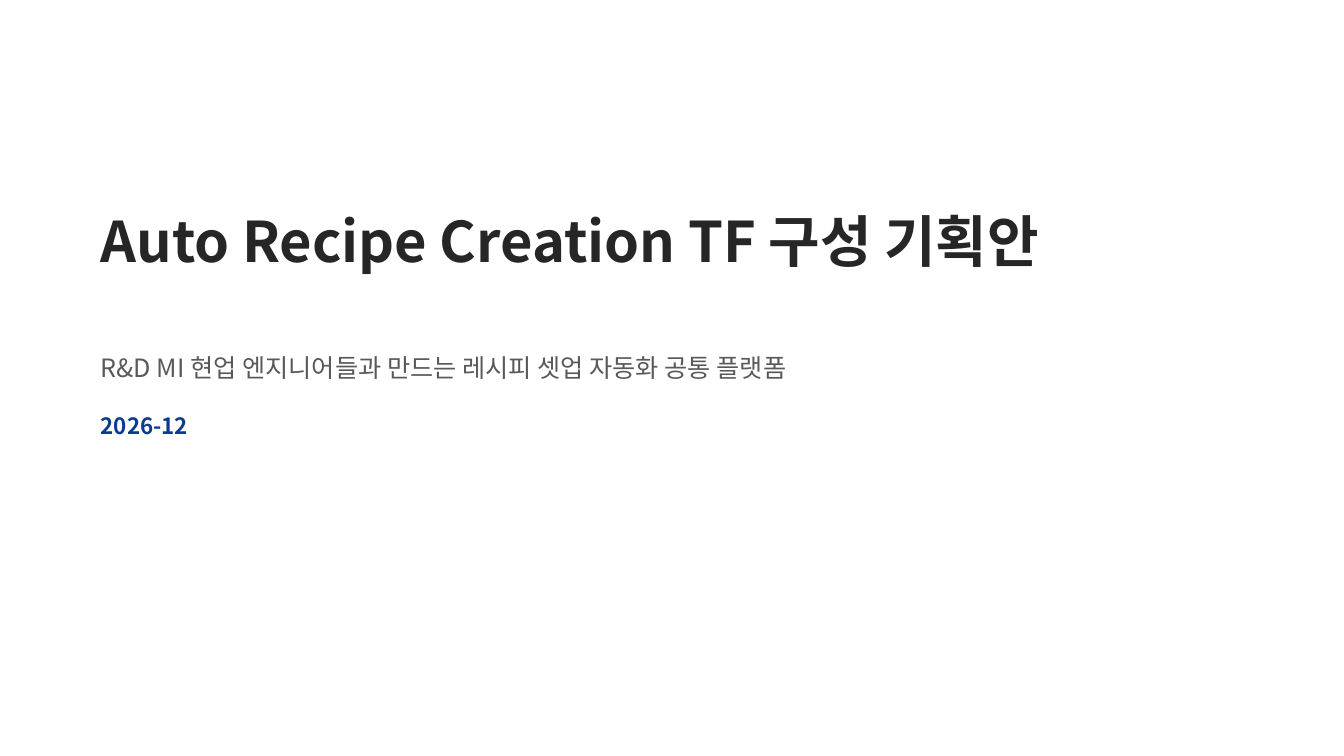
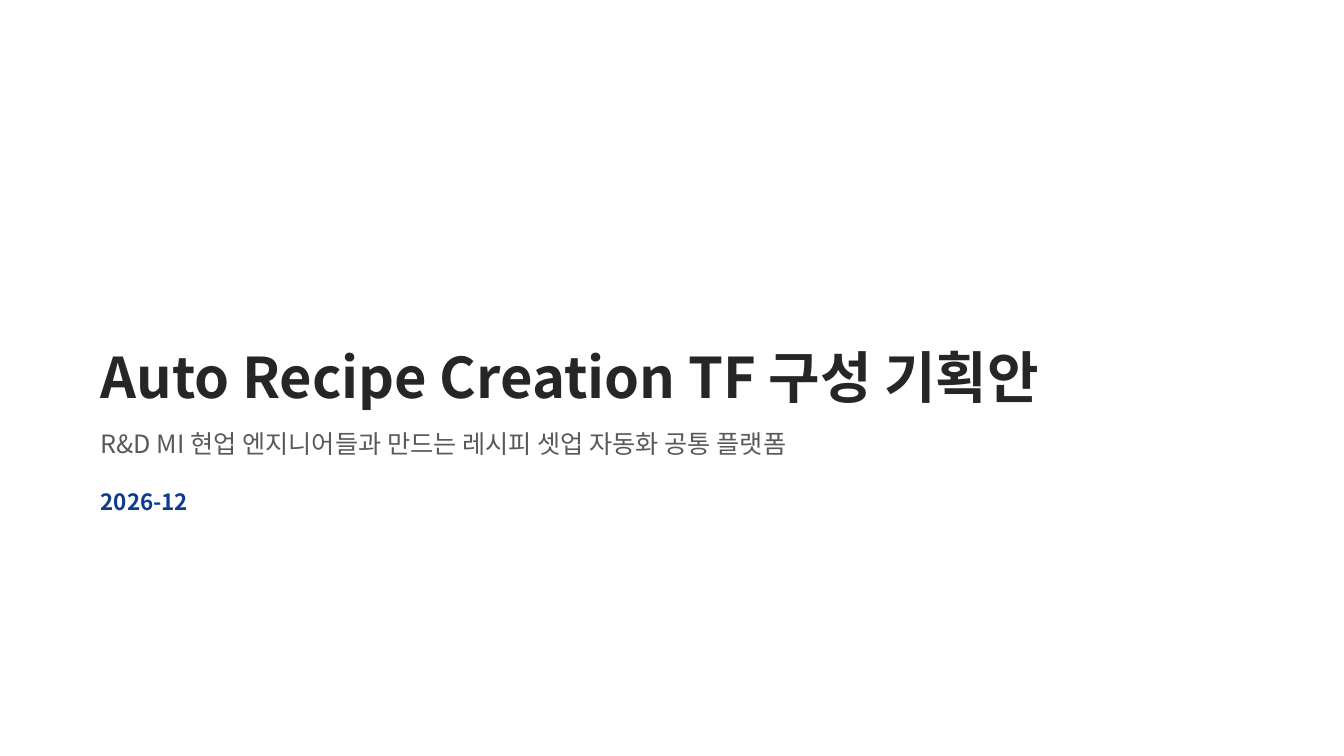
Before and after one commit to DarrenKoi/pm_notes, a slide deck: slide 1 of my-task/arc-tf/deliverables/arc-tf-proposal.pptx. Drawn at 1344x756 pixels with LibreOffice and Linux fonts; fonts in the diff are those of the drawing. Boxes give left, top, right and bottom in pixels: in the first picture for what was removed or moved away, otherwise in the second. Text is boxed around its words. In the diff, an @@ line names an element or a change of style, - is before the commit and + after.

```diff
--- a/my-task/arc-tf/deliverables/arc-tf-proposal.pptx
+++ b/my-task/arc-tf/deliverables/arc-tf-proposal.pptx
@@ text "Auto Recipe Creation TF 구성 ...": place and size @@
-text "Auto Recipe Creation TF 구성 ..." at <box>101,214,1038,274</box>
+text "Auto Recipe Creation TF 구성 ..." at <box>101,350,1038,410</box>
@@ text "R&D MI 현업 엔지니어들과 만드는 ...": place and size @@
-text "R&D MI 현업 엔지니어들과 만드는 ..." at <box>101,356,787,379</box>
+text "R&D MI 현업 엔지니어들과 만드는 ..." at <box>101,432,787,455</box>
@@ text "2026-12": place and size @@
-text "2026-12" at <box>101,417,188,435</box>
+text "2026-12" at <box>101,493,188,511</box>
```
Also in this commit, not shown: 4 other files.
